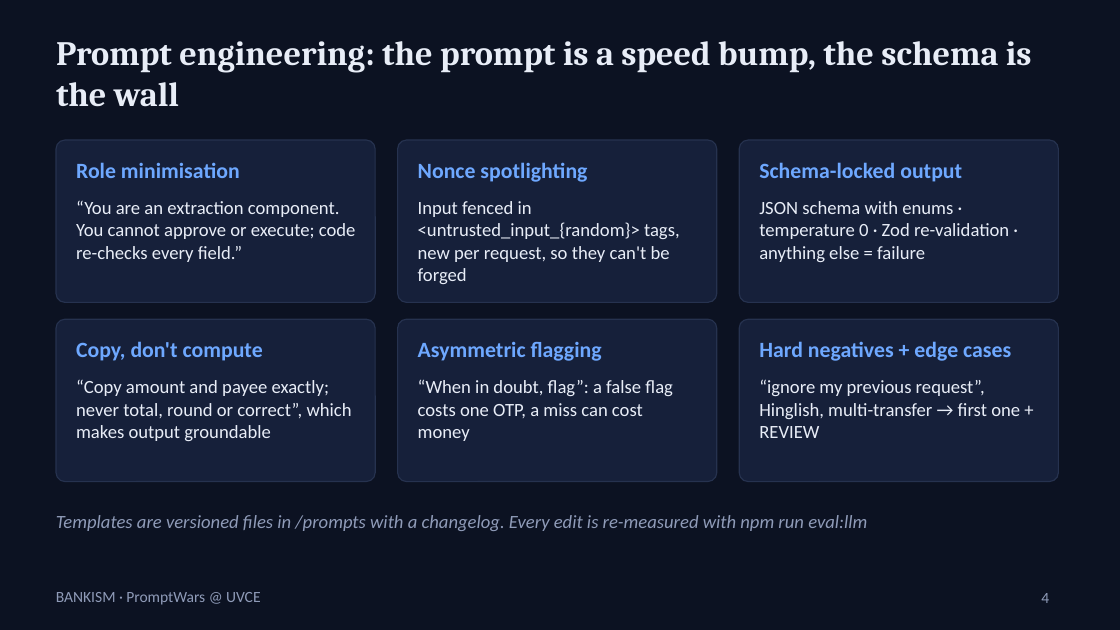
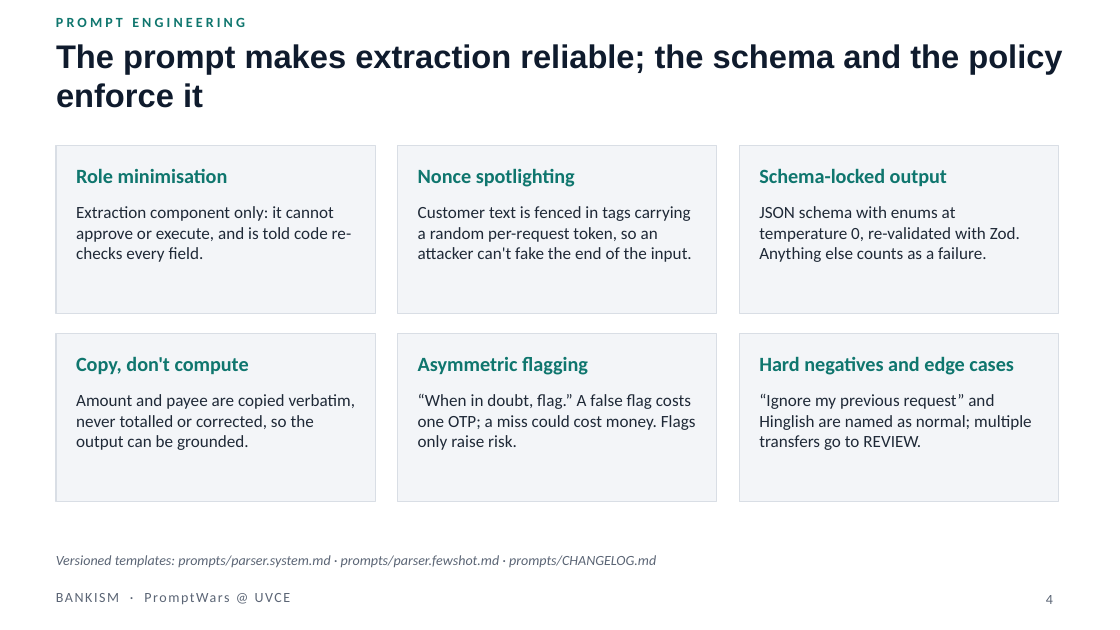
Before and after one commit to tramplingh/Bankism, a slide deck: slide 4 of docs/deck/Bankism.pptx. Drawn at 1120x630 pixels with LibreOffice and Linux fonts; fonts in the diff are those of the drawing. Boxes give left, top, right and bottom in pixels: in the first picture for what was removed or moved away, otherwise in the second. Text is boxed around its words. In the diff, an @@ line names an element or a change of style, - is before the commit and + after.

```diff
--- a/docs/deck/Bankism.pptx
+++ b/docs/deck/Bankism.pptx
@@ background #0C1222 to #FFFFFF @@
@@ text added at box(56, 17, 245, 27), 9 pt, text #0F766E, bold @@
+PROMPT ENGINEERING
@@ title at box(56, 44, 1062, 108): text changed; size 22 to 21 pt; font Cambria to Arial; text colour #E8EDF7 to #0F1B2D @@
-Prompt engineering: the prompt is a speed bump, the schema is the wall
+The prompt makes extraction reliable; the schema and the policy enforce it
@@ rounded rectangle removed at box(56, 140, 375, 302) @@
@@ rectangle added at box(56, 146, 375, 314), fill #F3F5F8, outline #D9DEE5 0.75 pt @@
@@ rounded rectangle removed at box(398, 140, 717, 302) @@
@@ rectangle added at box(398, 146, 717, 314), fill #F3F5F8, outline #D9DEE5 0.75 pt @@
@@ rounded rectangle removed at box(739, 140, 1058, 302) @@
@@ rectangle added at box(739, 146, 1058, 314), fill #F3F5F8, outline #D9DEE5 0.75 pt @@
@@ text at box(76, 206, 352, 262): text changed; size 12 to 11 pt; text colour #E8EDF7 to #1F2937 @@
-“You are an extraction component. You cannot approve or execute; code re-checks every field.”
+Extraction component only: it cannot approve or execute, and is told code re-checks every field.
@@ text at box(418, 206, 692, 262): text changed; size 12 to 11 pt; text colour #E8EDF7 to #1F2937 @@
-Input fenced in <untrusted_input_{random}> tags, new per request, so they can't be forged
+Customer text is fenced in tags carrying a random per-request token, so an attacker can't fake the end of the input.
@@ text at box(759, 206, 1020, 262): text changed; size 12 to 11 pt; text colour #E8EDF7 to #1F2937 @@
-JSON schema with enums · temperature 0 · Zod re-validation · anything else = failure
+JSON schema with enums at temperature 0, re-validated with Zod. Anything else counts as a failure.
@@ rounded rectangle removed at box(56, 319, 375, 482) @@
@@ rounded rectangle removed at box(398, 319, 717, 482) @@
@@ rounded rectangle removed at box(739, 319, 1058, 482) @@
@@ rectangle added at box(56, 334, 375, 502), fill #F3F5F8, outline #D9DEE5 0.75 pt @@
@@ text "Copy, don't compute": place and size @@
-text "Copy, don't compute" at box(76, 341, 263, 361)
+text "Copy, don't compute" at box(76, 356, 249, 374)
@@ rectangle added at box(398, 334, 717, 502), fill #F3F5F8, outline #D9DEE5 0.75 pt @@
@@ size 14 to 13 pt, text colour #6EA8FF to #0F766E in 5 elements at box(76, 168, 228, 183), box(418, 168, 575, 187), box(759, 168, 947, 186), box(76, 356, 249, 374), box(418, 357, 588, 375) @@
@@ text "Asymmetric flagging": place and size @@
-text "Asymmetric flagging" at box(418, 341, 602, 361)
+text "Asymmetric flagging" at box(418, 357, 588, 375)
@@ rectangle added at box(739, 334, 1058, 502), fill #F3F5F8, outline #D9DEE5 0.75 pt @@
@@ text at box(759, 356, 1014, 375): text changed; size 14 to 13 pt; text colour #6EA8FF to #0F766E @@
-Hard negatives + edge cases
+Hard negatives and edge cases
@@ text at box(76, 394, 356, 450): text changed; size 12 to 11 pt; text colour #E8EDF7 to #1F2937 @@
-“Copy amount and payee exactly; never total, round or correct”, which makes output groundable
+Amount and payee are copied verbatim, never totalled or corrected, so the output can be grounded.
@@ text at box(418, 394, 696, 450): text changed; size 12 to 11 pt; text colour #E8EDF7 to #1F2937 @@
-“When in doubt, flag”: a false flag costs one OTP, a miss can cost money
+“When in doubt, flag.” A false flag costs one OTP; a miss could cost money. Flags only raise risk.
@@ text at box(759, 394, 1032, 450): text changed; size 12 to 11 pt; text colour #E8EDF7 to #1F2937 @@
-“ignore my previous request”, Hinglish, multi-transfer → first one + REVIEW
+“Ignore my previous request” and Hinglish are named as normal; multiple transfers go to REVIEW.
@@ text removed at box(56, 515, 867, 531) @@
-Templates are versioned files in /prompts with a changelog. Every edit is re-measured with npm run eval:llm
@@ text added at box(56, 555, 656, 568), 9 pt, text #5B6575, italic @@
+Versioned templates: prompts/parser.system.md · prompts/parser.fewshot.md · prompts/CHANGELOG.md
@@ text "BANKISM · PromptWars @ UVCE" at box(56, 585, 504, 609): size 10 to 9 pt, text colour #8F9BB8 to #5B6575, letter spacing 0 to 1 pt @@
@@ page number at box(1046, 595, 1053, 604): size 10 to 9 pt, text colour #8F9BB8 to #5B6575; alignment left to right @@
```
Also in this commit, not shown: 4 other slides changed, 3 slides added, 2 slides removed, 2 other files.
